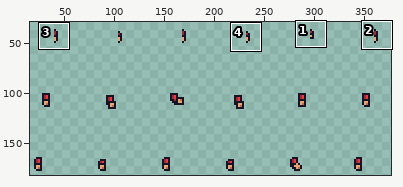
Sprite sheet, stored at docs/image/resources/Necesse/mobs/pirates/pirate1arms_right.png. The picture above shows the old version from afar; the outline marks the close-up.
Close-up. First the earlier version:
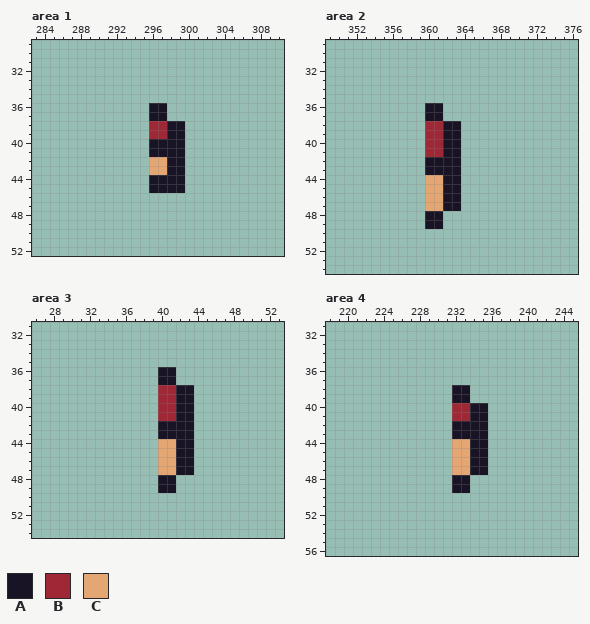
The file is 384x256 pixels. Pixels under 10% opacity are left out. Shown: area 1: x 283..310, y 29..52; area 2: x 349..376, y 29..54; area 3: x 26..53, y 31..54; area 4: x 218..245, y 31..56. The wide view leaves out empty margins. The commit also changed other parts of the picture, which this record leaves out.
Palette (. is transparent): A #181425  B #9e2835  C #e4a672
Pixels before, area 1, first column x 296:
36 AA..
37 AA..
38 BBAA
39 BBAA
40 AAAA
41 AAAA
42 CCAA
43 CCAA
44 AAAA
45 AAAA
Pixels before, area 2, first column x 360:
36 AA..
37 AA..
38 BBAA
39 BBAA
40 BBAA
41 BBAA
42 AAAA
43 AAAA
44 CCAA
45 CCAA
46 CCAA
47 CCAA
48 AA..
49 AA..
Pixels before, area 3, first column x 40:
36 AA..
37 AA..
38 BBAA
39 BBAA
40 BBAA
41 BBAA
42 AAAA
43 AAAA
44 CCAA
45 CCAA
46 CCAA
47 CCAA
48 AA..
49 AA..
Pixels before, area 4, first column x 232:
38 AA..
39 AA..
40 BBAA
41 BBAA
42 AAAA
43 AAAA
44 CCAA
45 CCAA
46 CCAA
47 CCAA
48 AA..
49 AA..
And afterwards:
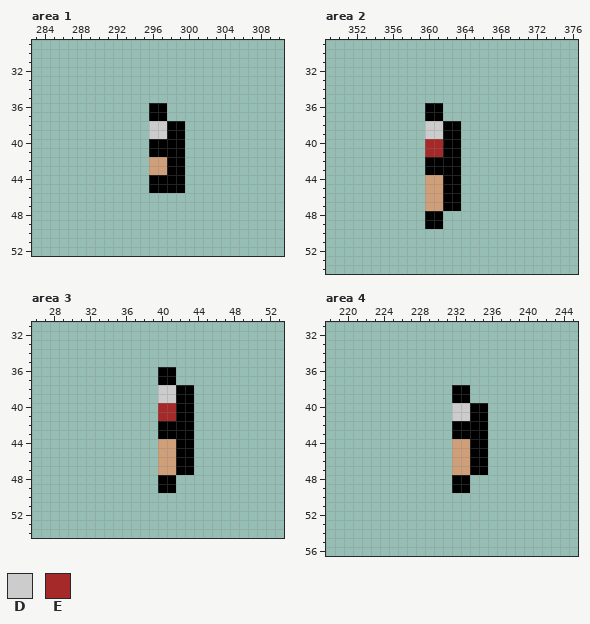
Colours new in this view: D #cccccc  E #a52929
Changes in this commit:
Colour A changes from #181425 to #000000.
Colour C changes from #e4a672 to #cf9f79.
Area 1:
Colour B becomes colour D in rows 38 to 39 at x 296 to 297.
Area 2:
Colour B becomes colour D in rows 38 to 39 at x 360 to 361.
Colour B becomes colour E in rows 40 to 41 at x 360 to 361.
Area 3:
Colour B becomes colour D in rows 38 to 39 at x 40 to 41.
Colour B becomes colour E in rows 40 to 41 at x 40 to 41.
Area 4:
Colour B becomes colour D in rows 40 to 41 at x 232 to 233.
Boxes around the changes in both close-ups, in picture pixels (x1, y1, x2, y2):
changed: (149, 103, 185, 193)
changed: (425, 103, 461, 229)
changed: (158, 367, 194, 493)
changed: (452, 385, 488, 493)
